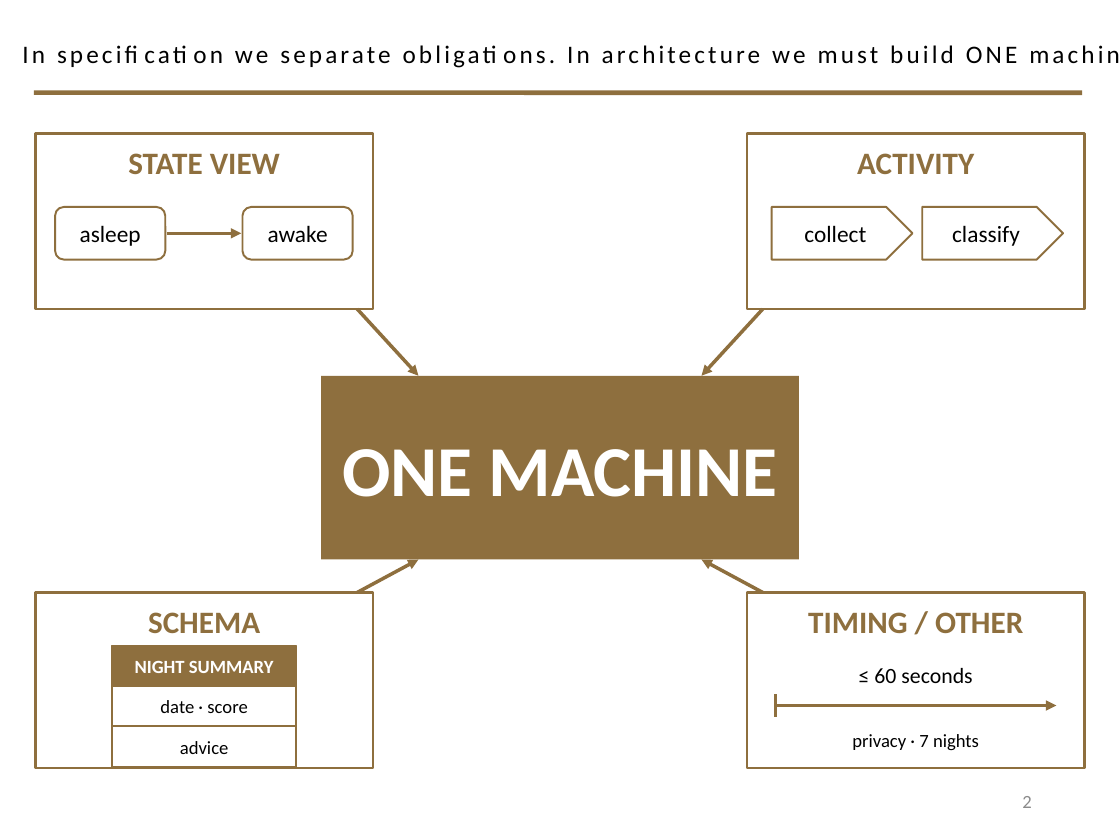
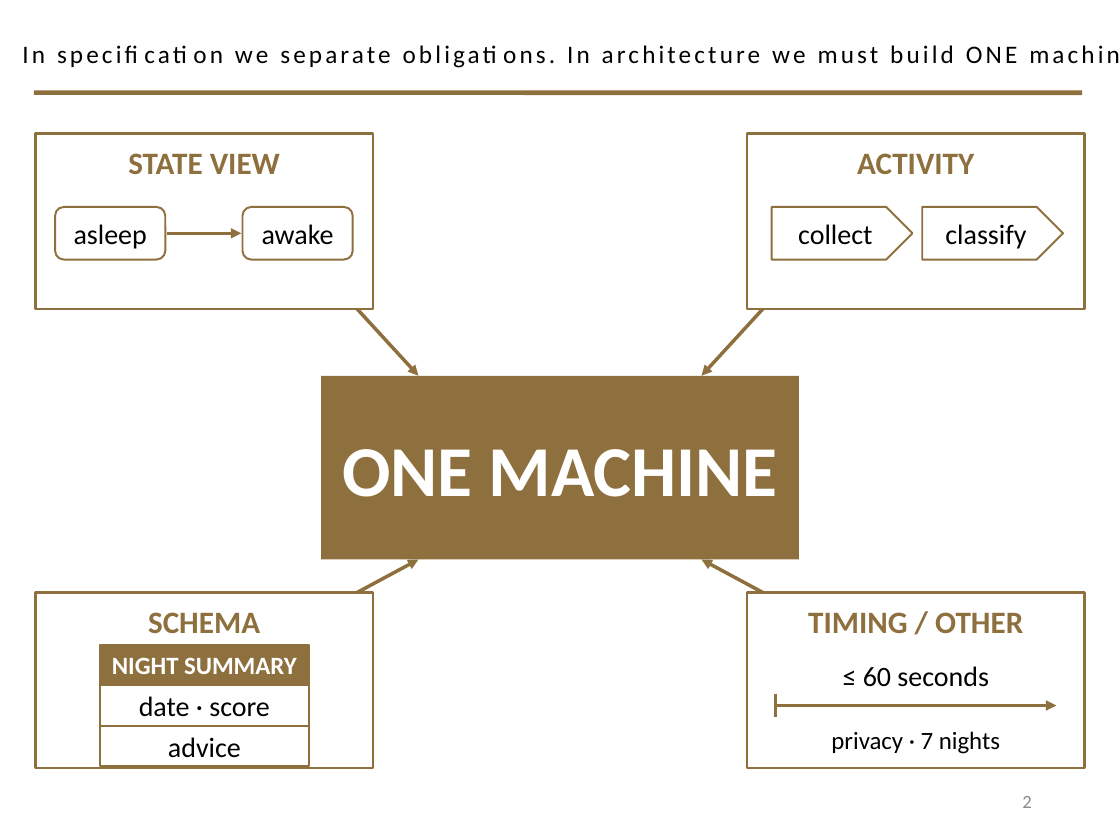
Before and after one commit to davisjam/model-based-agentic-software-engineering, a slide deck: slide 2 of course/lectures/act-1-foundations/06-architecture/1-6-Architecture.pptx. Drawn at 1120x840 pixels with LibreOffice and Linux fonts; fonts in the diff are those of the drawing; background and template pictures are left out. Boxes give left, top, right and bottom in pixels: in the first picture for what was removed or moved away, otherwise in the second. Text is boxed around its words. In the diff, an @@ line names an element or a change of style, - is before the commit and + after.

```diff
--- a/course/lectures/act-1-foundations/06-architecture/1-6-Architecture.pptx
+++ b/course/lectures/act-1-foundations/06-architecture/1-6-Architecture.pptx
@@ size 15 to 18 pt in 4 elements at [55, 207, 165, 260], [243, 207, 353, 260], [772, 207, 913, 260], [922, 207, 1063, 260] @@
@@ rectangle "NIGHT SUMMARY" at [100, 645, 308, 685]: size 12 to 16 pt @@
@@ rectangle "NIGHT SUMMARY": place and size @@
-rectangle "NIGHT SUMMARY" at [112, 645, 296, 685]
+rectangle "NIGHT SUMMARY" at [100, 645, 308, 685]
@@ text "≤ 60 seconds" at [863, 666, 989, 687]: size 14 to 18 pt @@
@@ rectangle "date · score": place and size @@
-rectangle "date · score" at [112, 685, 296, 726]
+rectangle "date · score" at [100, 685, 308, 726]
@@ rectangle "date · score" at [100, 685, 308, 726]: size 12 to 18 pt @@
@@ rectangle "advice" at [100, 726, 308, 766]: size 12 to 18 pt @@
@@ rectangle "advice": place and size @@
-rectangle "advice" at [112, 727, 296, 767]
+rectangle "advice" at [100, 726, 308, 766]
@@ text "privacy · 7 nights" at [831, 731, 1000, 754]: size 12 to 16 pt @@
```
Also in this commit, not shown: 11 other slides changed, 1 slide added.
